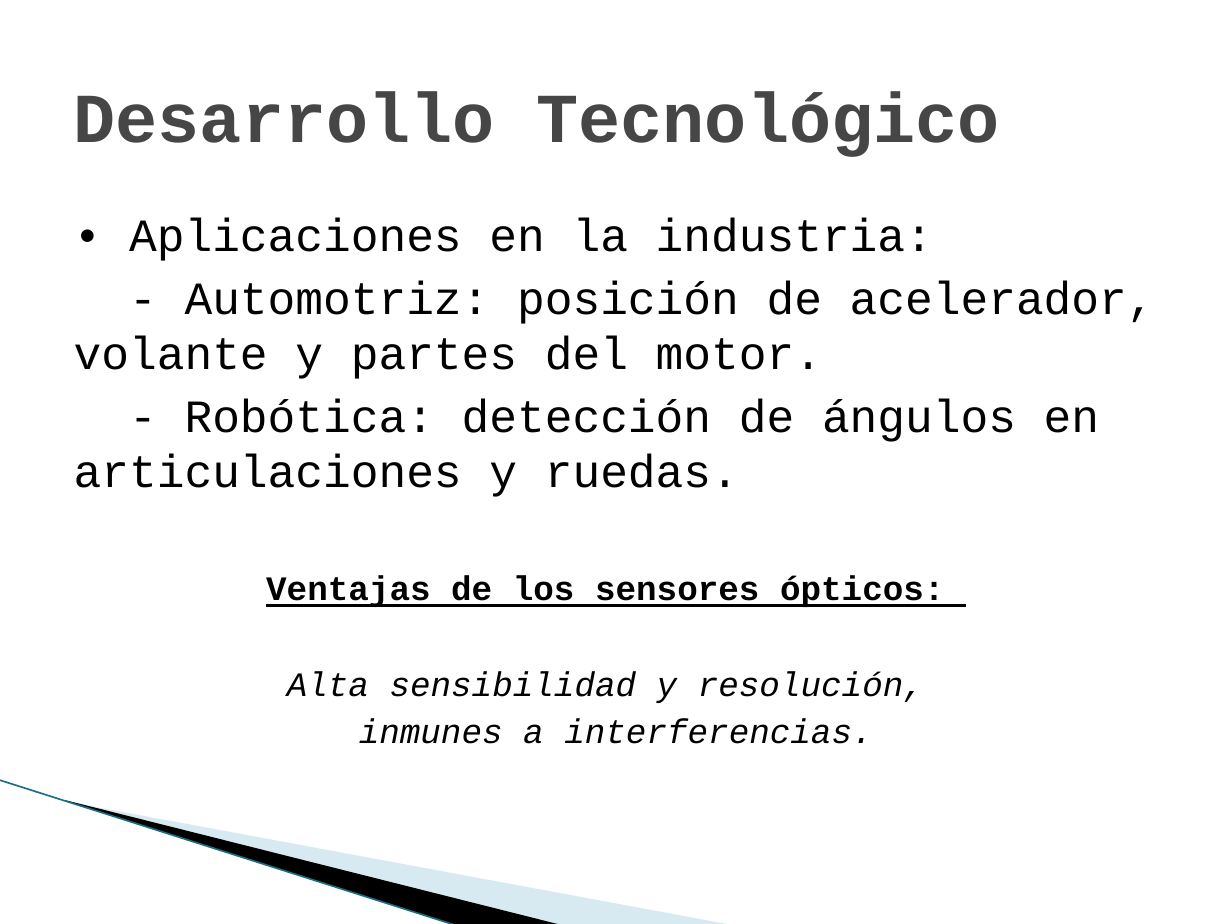
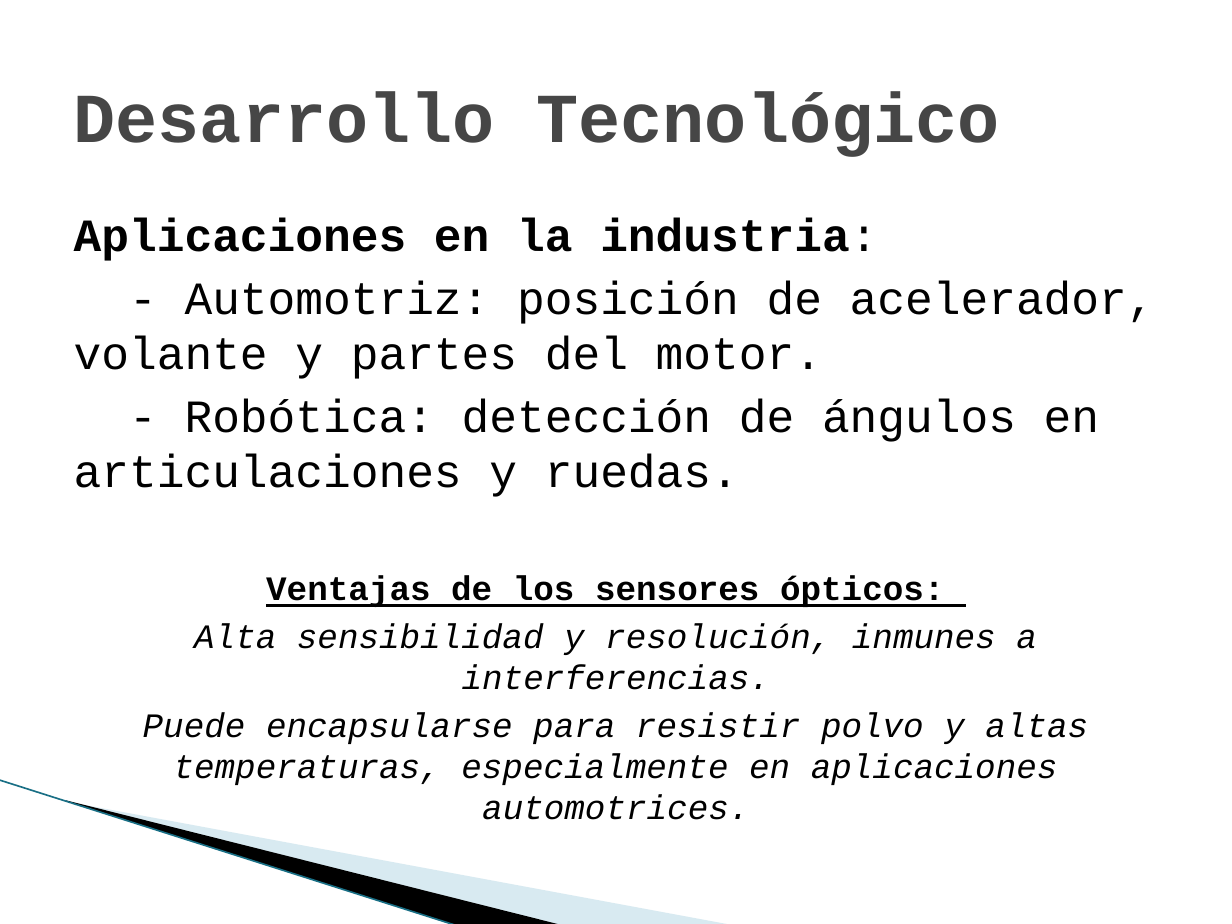
Before and after one commit to marianomorel/maestria-repo, a slide deck: slide 9 of sensores_cmos_presentacion.pptx. Drawn at 1232x924 pixels with LibreOffice and Linux fonts; fonts in the diff are those of the drawing; background and template pictures are left out. Boxes give left, top, right and bottom in pixels: in the first picture for what was removed or moved away, otherwise in the second. Text is boxed around its words. In the diff, an @@ line names an element or a change of style, - is before the commit and + after.

```diff
--- a/sensores_cmos_presentacion.pptx
+++ b/sensores_cmos_presentacion.pptx
@@ text at [74,218,877,261]: text changed; bold on @@
-• Aplicaciones en la industria:
+Aplicaciones en la industria:
@@ text at [143,623,1088,820]: text changed @@
-Alta sensibilidad y resolución,
-inmunes a interferencias.
+Alta sensibilidad y resolución, inmunes a interferencias.
+Puede encapsularse para resistir polvo y altas temperaturas, especialmente en aplicaciones automotrices.
```
Also in this commit, not shown: 7 other slides changed, 1 slide added, 2 other files.
